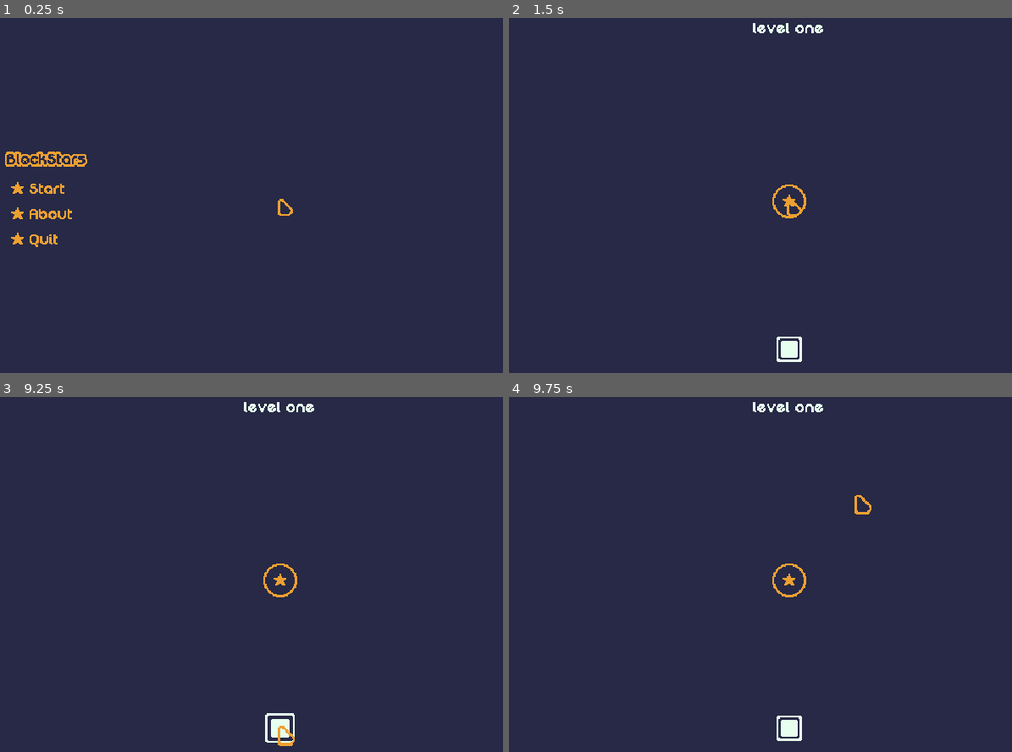
Above: before the commit, frames 1-4 (two rows, left to right).
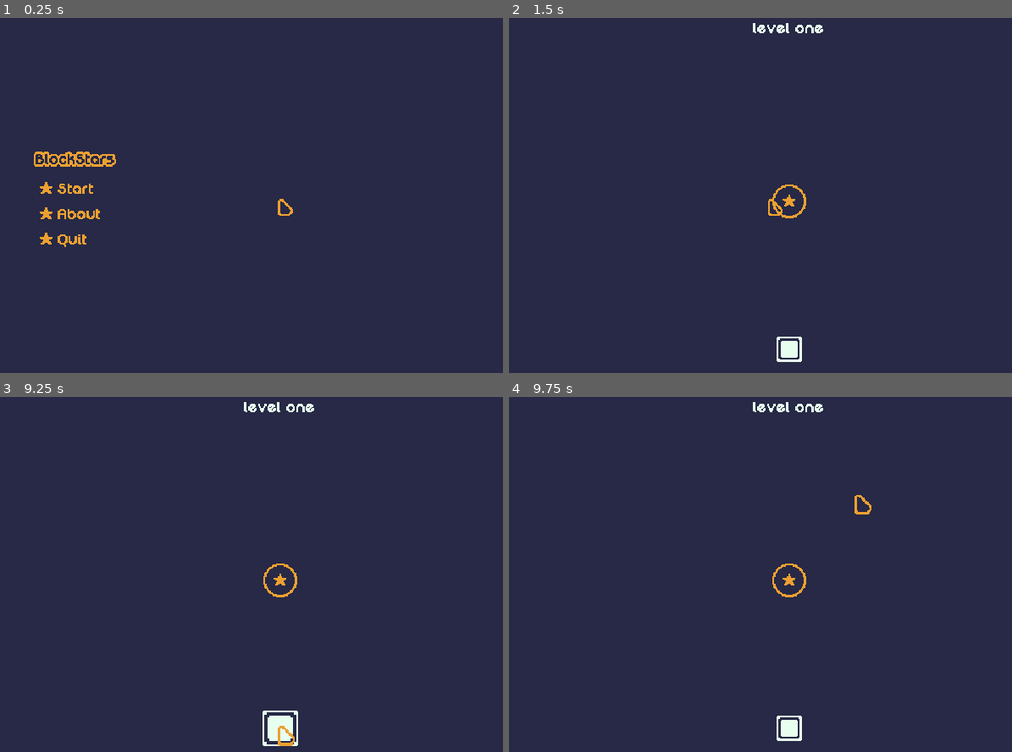
Above: after the commit, the same moments.

Repository: mrbartchak/brackeys-game-jam-2026.1
Game: Godot game, scene res://ui/screens/main_menu.tscn
The game is run twice, just before and just after one commit, with the same random seed, the same clock (stepped at 60 frames per second) and the same inputs.
Inputs (mouse positions are in pixels of both pictures, inside the frame that each line leads up to; where the layout moved, square brackets give the same spot in the first picture):
- Up to frame 1 (0.25 s): no input
- Up to frame 2 (1.5 s): click (584, 188) [554, 188] at 0.5 s; click "1" at 1.25 s
- Up to frame 3 (9.25 s): tap Enter at 2, 3.5, 5.75 s; move the mouse to (427, 560) at 2.02 s; press the mouse at (427, 560) at 2.03 s; release the mouse at (427, 560) at 2.75 s; tap Space at 2.75, 4.25, 6.5 s; drag from (145, 599) to (281, 581) at 2.77 s; move the mouse to (347, 496) at 3.52 s; press the mouse at (347, 496) at 3.53 s; release the mouse at (347, 496) at 4.25 s; drag from (246, 656) to (75, 524) at 4.27 s; move the mouse to (482, 638) at 5.02 s; press the mouse at (482, 638) at 5.03 s; release the mouse at (482, 638) at 5.75 s; drag from (75, 524) to (181, 485) at 5.77 s; move the mouse to (311, 581) at 6.52 s; press the mouse at (311, 581) at 6.53 s; release the mouse at (311, 581) at 7.25 s; drag from (181, 485) to (281, 581) at 7.27 s; move the mouse to (427, 560) at 8.02 s; press the mouse at (427, 560) at 8.03 s; release the mouse at (427, 560) at 8.75 s; drag from (145, 599) to (281, 727) at 8.77 s
- Up to frame 4 (9.75 s): move the mouse to (856, 496) at 9.52 s; press the mouse at (856, 496) at 9.53 s

The runs differ from the first frame. In frame 1, 1.1% of the frame differs, in the area x 1-24%, y 37-65%; in frame 2, less than 0.1%; in frame 3, 0.4%; in frame 4, nothing differs.

Commit message:
level 2, really great progress

Diff:
--- a/blocks/block.gd
+++ b/blocks/block.gd
@@ -26,6 +26,8 @@
 		global_position = lerp(global_position, get_global_mouse_position(), 32.0 * delta)
 
 func _input(event: InputEvent) -> void:
+	if GameManager.input_locked:
+		return
 	if event is InputEventMouseButton and event.button_index == MOUSE_BUTTON_LEFT and event.pressed:
 		if is_hovered and not is_dragging:
 			is_dragging = true
@@ -38,7 +40,7 @@
 func _mouse_enter() -> void:
 	is_hovered = true
 	if not is_dragging:
-		_tween_scale(1.2)
+		_tween_scale(1.5)
 
 func _mouse_exit() -> void:
 	is_hovered = false
--- a/core/game_manager.gd
+++ b/core/game_manager.gd
@@ -1,16 +1,20 @@
 extends Node
 
 const level_list: Dictionary = {
-	"level_01": preload("res://levels/level_data/level_01.tres")
+	"level_01": preload("res://levels/level_data/level_01.tres"),
+	"level_02": preload("res://levels/level_data/level_02.tres")
 }
 
 var current_level_data: LevelData
 var completed_levels: Array[String] = []
 var unlocked_levels: Array[String] = []
 
+var input_locked: bool = false
+
 func _ready() -> void:
 	if unlocked_levels.is_empty():
 		unlocked_levels.append("level_01")
+		unlocked_levels.append("level_02")
 
 func load_level(level_id: String) -> void:
 	if not level_list.has(level_id):
@@ -20,4 +24,12 @@
 		print("warn: level is locked")
 		return
 	current_level_data = level_list.get(level_id)
-	get_tree().change_scene_to_file("res://levels/level_manager.tscn")
+	get_tree().change_scene_to_file("res://levels/level.tscn")
+
+#func complete_level(level_id: String) -> void:
+	#
+
+func lock_input() -> void:
+	input_locked = true
+func unlock_input() -> void:
+	input_locked = false
--- /dev/null
+++ b/levels/level.tscn
@@ -0,0 +1,52 @@
+[gd_scene load_steps=6 format=3 uid="uid://d3o1mlwx0i77u"]
+
+[ext_resource type="Script" uid="uid://bb4ci5k6gpr5t" path="res://levels/level_manager.gd" id="1_cwqvt"]
+[ext_resource type="Resource" uid="uid://b28ytryon3mx0" path="res://levels/level_data/level_01.tres" id="2_5mrsh"]
+[ext_resource type="Texture2D" uid="uid://bmrsfka7pn13d" path="res://ui/assets/background.png" id="3_safpt"]
+[ext_resource type="PackedScene" uid="uid://csb4fm2hdbikq" path="res://ui/components/win_screen.tscn" id="4_5mrsh"]
+
+[sub_resource type="LabelSettings" id="LabelSettings_ce4gc"]
+font_color = Color(0.90588236, 1, 0.93333334, 1)
+
+[node name="Level" type="Node2D"]
+script = ExtResource("1_cwqvt")
+level_data = ExtResource("2_5mrsh")
+
+[node name="Background" type="Sprite2D" parent="."]
+texture = ExtResource("3_safpt")
+offset = Vector2(320, 180)
+
+[node name="TargetZones" type="Node2D" parent="."]
+
+[node name="Blocks" type="Node2D" parent="."]
+position = Vector2(320, 320)
+
+[node name="UI" type="Control" parent="."]
+custom_minimum_size = Vector2(640, 360)
+layout_mode = 3
+anchors_preset = 0
+offset_right = 640.0
+offset_bottom = 360.0
+mouse_filter = 1
+
+[node name="CenterContainer" type="CenterContainer" parent="UI"]
+layout_mode = 1
+anchors_preset = 10
+anchor_right = 1.0
+offset_bottom = 34.0
+grow_horizontal = 2
+
+[node name="LevelLabel" type="Label" parent="UI/CenterContainer"]
+layout_mode = 2
+text = "level one"
+label_settings = SubResource("LabelSettings_ce4gc")
+
+[node name="WinScreen" parent="UI" instance=ExtResource("4_5mrsh")]
+unique_name_in_owner = true
+visible = false
+layout_mode = 1
+anchors_preset = 8
+anchor_left = 0.5
+anchor_top = 0.5
+anchor_right = 0.5
+anchor_bottom = 0.5
--- /dev/null
+++ b/levels/level_data/level_02.tres
@@ -0,0 +1,11 @@
+[gd_resource type="Resource" script_class="LevelData" load_steps=2 format=3 uid="uid://ce74gafd4fohm"]
+
+[ext_resource type="Script" uid="uid://cjyn0y48epuwx" path="res://levels/level_data.gd" id="1_dgdll"]
+
+[resource]
+script = ExtResource("1_dgdll")
+id = "level_02"
+display_name = "Level 2"
+target_zone_positions = Array[Vector2]([Vector2(296, 180), Vector2(344, 180)])
+block_ids = Array[String](["block_1x2"])
+metadata/_custom_type_script = "uid://cjyn0y48epuwx"
--- a/levels/level_manager.gd
+++ b/levels/level_manager.gd
@@ -6,16 +6,19 @@
 var target_zone_scene: PackedScene = preload("res://target_zones/target_zone.tscn")
 var block_scene: PackedScene = preload("res://blocks/block.tscn")
 var block_types: Dictionary = {
-	"block_1x1": preload("res://blocks/types/block_1x1.tres")
+	"block_1x1": preload("res://blocks/types/block_1x1.tres"),
+	"block_1x2": preload("res://blocks/types/block_1x2.tres")
 }
 
 @onready var target_zone_container: Node2D = $TargetZones
 @onready var block_container: Node2D = $Blocks
+@onready var win_screen: Control = %WinScreen
 
 func _ready() -> void:
 	level_data = GameManager.current_level_data
 	if level_data:
 		_build_level()
+	GameManager.unlock_input()
 
 func _build_level() -> void:
 	_spawn_target_zones()
@@ -29,6 +32,8 @@
 
 func _spawn_blocks() -> void:
 	for block_id in level_data.block_ids:
+		if not block_types.has(block_id):
+			print("err: block type does not exist")
 		var block: Block = block_scene.instantiate()
 		block.block_type = block_types.get(block_id)
 		block.placed.connect(_check_win)
@@ -41,4 +46,7 @@
 	_win()
 
 func _win() -> void:
+	GameManager.lock_input()
+	await get_tree().create_timer(.3).timeout
+	win_screen.show()
 	print("win")
--- a/levels/level_manager.tscn
+++ /dev/null
@@ -1,41 +0,0 @@
-[gd_scene load_steps=5 format=3 uid="uid://d3o1mlwx0i77u"]
-
-[ext_resource type="Script" uid="uid://bb4ci5k6gpr5t" path="res://levels/level_manager.gd" id="1_6tvrh"]
-[ext_resource type="Resource" uid="uid://b28ytryon3mx0" path="res://levels/level_data/level_01.tres" id="2_ce4gc"]
-[ext_resource type="Texture2D" uid="uid://bmrsfka7pn13d" path="res://ui/assets/background.png" id="2_k4541"]
-
-[sub_resource type="LabelSettings" id="LabelSettings_ce4gc"]
-font_color = Color(0.90588236, 1, 0.93333334, 1)
-
-[node name="LevelManager" type="Node2D"]
-script = ExtResource("1_6tvrh")
-level_data = ExtResource("2_ce4gc")
-
-[node name="Background" type="Sprite2D" parent="."]
-texture = ExtResource("2_k4541")
-offset = Vector2(320, 180)
-
-[node name="TargetZones" type="Node2D" parent="."]
-
-[node name="Blocks" type="Node2D" parent="."]
-position = Vector2(320, 320)
-
-[node name="UI" type="Control" parent="."]
-custom_minimum_size = Vector2(640, 360)
-layout_mode = 3
-anchors_preset = 0
-offset_right = 640.0
-offset_bottom = 360.0
-mouse_filter = 1
-
-[node name="CenterContainer" type="CenterContainer" parent="UI"]
-layout_mode = 1
-anchors_preset = 10
-anchor_right = 1.0
-offset_bottom = 34.0
-grow_horizontal = 2
-
-[node name="LevelLabel" type="Label" parent="UI/CenterContainer"]
-layout_mode = 2
-text = "level one"
-label_settings = SubResource("LabelSettings_ce4gc")
--- /dev/null
+++ b/levels/test_level.tscn
@@ -0,0 +1,59 @@
+[gd_scene load_steps=7 format=3 uid="uid://cbq2rcko8ywl8"]
+
+[ext_resource type="Script" uid="uid://bb4ci5k6gpr5t" path="res://levels/level_manager.gd" id="1_w7r7j"]
+[ext_resource type="Resource" uid="uid://b28ytryon3mx0" path="res://levels/level_data/level_01.tres" id="2_o6mel"]
+[ext_resource type="Texture2D" uid="uid://bmrsfka7pn13d" path="res://ui/assets/background.png" id="3_e7anx"]
+[ext_resource type="PackedScene" uid="uid://b0j4jkbwjdq3b" path="res://target_zones/target_zone.tscn" id="4_o6mel"]
+[ext_resource type="PackedScene" uid="uid://csb4fm2hdbikq" path="res://ui/components/win_screen.tscn" id="4_ur00s"]
+
+[sub_resource type="LabelSettings" id="LabelSettings_ce4gc"]
+font_color = Color(0.90588236, 1, 0.93333334, 1)
+
+[node name="Level" type="Node2D"]
+script = ExtResource("1_w7r7j")
+level_data = ExtResource("2_o6mel")
+
+[node name="Background" type="Sprite2D" parent="."]
+texture = ExtResource("3_e7anx")
+offset = Vector2(320, 180)
+
+[node name="TargetZones" type="Node2D" parent="."]
+
+[node name="TargetZone" parent="TargetZones" instance=ExtResource("4_o6mel")]
+position = Vector2(279, 173)
+
+[node name="TargetZone2" parent="TargetZones" instance=ExtResource("4_o6mel")]
+position = Vector2(355, 173)
+
+[node name="Blocks" type="Node2D" parent="."]
+position = Vector2(320, 320)
+
+[node name="UI" type="Control" parent="."]
+custom_minimum_size = Vector2(640, 360)
+layout_mode = 3
+anchors_preset = 0
+offset_right = 640.0
+offset_bottom = 360.0
+mouse_filter = 1
+
+[node name="CenterContainer" type="CenterContainer" parent="UI"]
+layout_mode = 1
+anchors_preset = 10
+anchor_right = 1.0
+offset_bottom = 34.0
+grow_horizontal = 2
+
+[node name="LevelLabel" type="Label" parent="UI/CenterContainer"]
+layout_mode = 2
+text = "level one"
+label_settings = SubResource("LabelSettings_ce4gc")
+
+[node name="WinScreen" parent="UI" instance=ExtResource("4_ur00s")]
+unique_name_in_owner = true
+visible = false
+layout_mode = 1
+anchors_preset = 8
+anchor_left = 0.5
+anchor_top = 0.5
+anchor_right = 0.5
+anchor_bottom = 0.5
--- /dev/null
+++ b/ui/components/win_screen.tscn
@@ -0,0 +1,60 @@
+[gd_scene load_steps=4 format=3 uid="uid://csb4fm2hdbikq"]
+
+[ext_resource type="PackedScene" uid="uid://fh6ephdx8b5i" path="res://ui/components/back_button.tscn" id="1_axpbv"]
+[ext_resource type="Texture2D" uid="uid://bmrsfka7pn13d" path="res://ui/assets/background.png" id="1_ke2im"]
+[ext_resource type="PackedScene" uid="uid://34iqac6l4mrg" path="res://ui/screens/level_select.tscn" id="3_ppdv6"]
+
+[node name="WinScreen" type="Control"]
+layout_mode = 3
+anchors_preset = 15
+anchor_right = 1.0
+anchor_bottom = 1.0
+grow_horizontal = 2
+grow_vertical = 2
+
+[node name="Overlay" type="TextureRect" parent="."]
+modulate = Color(1, 1, 1, 0.5882353)
+layout_mode = 1
+anchors_preset = 8
+anchor_left = 0.5
+anchor_top = 0.5
+anchor_right = 0.5
+anchor_bottom = 0.5
+offset_left = -320.0
+offset_top = -180.0
+offset_right = 320.0
+offset_bottom = 180.0
+grow_horizontal = 2
+grow_vertical = 2
+texture = ExtResource("1_ke2im")
+
+[node name="CenterContainer" type="CenterContainer" parent="."]
+layout_mode = 1
+anchors_preset = 15
+anchor_right = 1.0
+anchor_bottom = 1.0
+grow_horizontal = 2
+grow_vertical = 2
+
+[node name="VBoxContainer" type="VBoxContainer" parent="CenterContainer"]
+layout_mode = 2
+alignment = 1
+
+[node name="RichTextLabel" type="RichTextLabel" parent="CenterContainer/VBoxContainer"]
+custom_minimum_size = Vector2(500, 200)
+layout_mode = 2
+theme_override_colors/default_color = Color(0.92941177, 0.627451, 0.19215687, 1)
+bbcode_enabled = true
+text = "[wave amp=100 freq=4]win! win! win! win! win! win! win! win! win! win! win! win!
+win! win! win! win! win! win! win! win! win! win! win! win!
+win! win! win! win! win! win! win! win! win! win! win! win!
+win! win! win! win! win! win! win! win! win! win! win! win!
+"
+scroll_active = false
+horizontal_alignment = 1
+vertical_alignment = 1
+
+[node name="BackButton" parent="CenterContainer/VBoxContainer" instance=ExtResource("1_axpbv")]
+layout_mode = 2
+size_flags_horizontal = 4
+back_scene = ExtResource("3_ppdv6")
--- a/ui/screens/level_select.tscn
+++ b/ui/screens/level_select.tscn
@@ -55,10 +55,15 @@
 grow_horizontal = 2
 grow_vertical = 2
 
-[node name="LevelButton" parent="HBoxContainer" instance=ExtResource("2_smnxl")]
+[node name="LevelButton1" parent="HBoxContainer" instance=ExtResource("2_smnxl")]
 layout_mode = 2
 level_id = "level_01"
 level_number = "1"
+
+[node name="LevelButton2" parent="HBoxContainer" instance=ExtResource("2_smnxl")]
+layout_mode = 2
+level_id = "level_02"
+level_number = "2"
 
 [node name="Footer" type="CenterContainer" parent="."]
 layout_mode = 1
--- a/ui/screens/main_menu.tscn
+++ b/ui/screens/main_menu.tscn
@@ -50,7 +50,7 @@
 layout_mode = 1
 anchors_preset = 9
 anchor_bottom = 1.0
-offset_right = 198.0
+offset_right = 252.0
 grow_vertical = 2
 
 [node name="MenuButtons" type="VBoxContainer" parent="LeftGroup"]
Binary file changed: ui/assets/logo.png
Binary file added: ui/assets/logo_box.png
Not shown, added: ui/assets/logo_box.png.import
